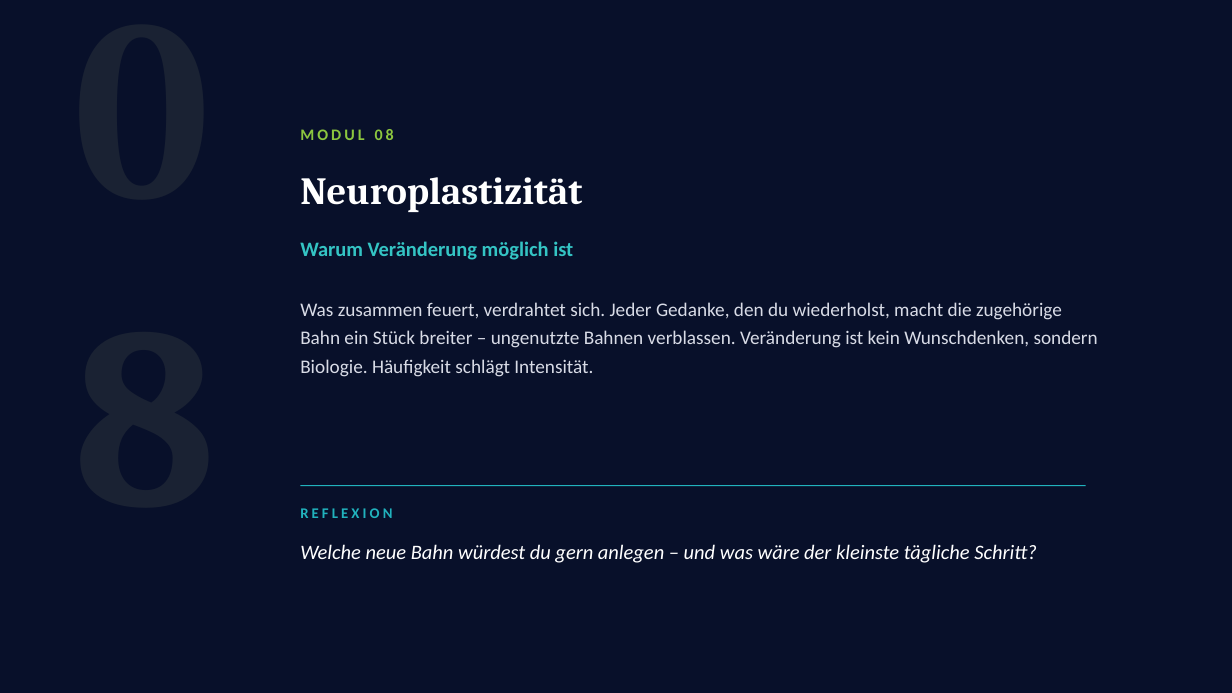
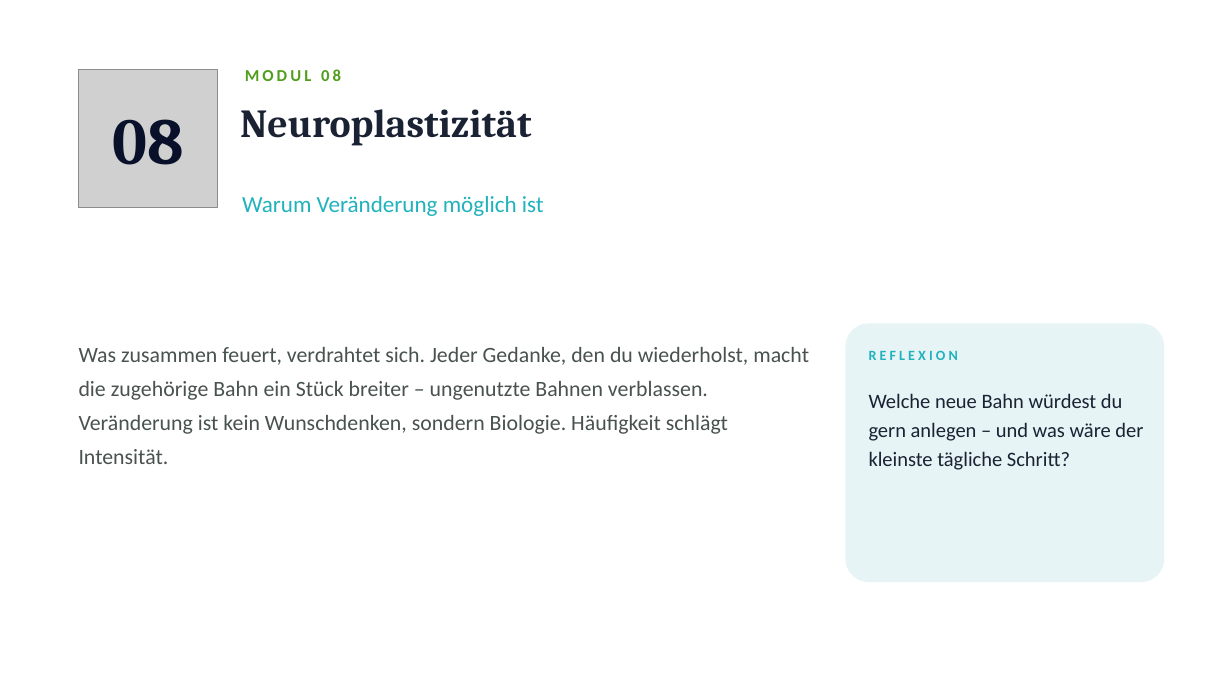
Before and after one commit to Heiko888/werdemeisterdeinergedanken, a slide deck: slide 15 of content/vorlagen/workshop/WMDG-Workshop-Deinen-Kopf-durchdenken.pptx. Drawn at 1232x693 pixels with LibreOffice and Linux fonts; fonts in the diff are those of the drawing; grey boxes stand for pictures. Boxes give left, top, right and bottom in pixels: in the first picture for what was removed or moved away, otherwise in the second. Text is boxed around its words. In the diff, an @@ line names an element or a change of style, - is before the commit and + after.

```diff
--- a/content/vorlagen/workshop/WMDG-Workshop-Deinen-Kopf-durchdenken.pptx
+++ b/content/vorlagen/workshop/WMDG-Workshop-Deinen-Kopf-durchdenken.pptx
@@ background #08102A to #FFFFFF @@
@@ text "08" at (x1=112, y1=119, x2=183, y2=165): vertical alignment top to middle @@
@@ picture added at (x1=79, y1=69, x2=217, y2=208) @@
@@ text at (x1=245, y1=69, x2=341, y2=81): text changed; size 200 to 13 pt; font Cambria to Calibri; text colour #1A2233 to #4F9E1C @@
-08
+MODUL 08
@@ text "MODUL 08" at (x1=245, y1=69, x2=341, y2=81): vertical alignment middle to top @@
@@ text at (x1=112, y1=119, x2=183, y2=165): text changed; size 12.5 to 51 pt; font Calibri to Cambria; text colour #8CC63F to #08102A @@
-MODUL 08
+08
@@ text "Neuroplastizität" moved from (x1=300, y1=177, x2=582, y2=212) to (x1=240, y1=109, x2=531, y2=146) @@
@@ text "Neuroplastizität" at (x1=240, y1=109, x2=531, y2=146): size 30 to 31 pt, text colour #FFFFFF to #1A2233; line spacing 1 to 1.02 @@
@@ text "Warum Veränderung möglich ist" moved from (x1=300, y1=241, x2=573, y2=260) to (x1=242, y1=196, x2=544, y2=216) @@
@@ text "Warum Veränderung möglich ist" at (x1=242, y1=196, x2=544, y2=216): size 16 to 18 pt, text colour #34C4C4 to #21B2BD, bold off @@
@@ rounded rectangle added at (x1=846, y1=323, x2=1165, y2=582), fill #E7F4F5 @@
@@ text "Was zusammen feuert, verdrahtet sich. ..." moved from (x1=300, y1=302, x2=1098, y2=377) to (x1=79, y1=347, x2=809, y2=464) @@
@@ text "Was zusammen feuert, verdrahtet sich. ..." at (x1=79, y1=347, x2=809, y2=464): size 15 to 17 pt, text colour #D8DBE6 to #48524E; line spacing 1.25 to 1.3 @@
@@ text "REFLEXION" moved from (x1=300, y1=508, x2=392, y2=518) to (x1=869, y1=350, x2=958, y2=360) @@
@@ text "REFLEXION" at (x1=869, y1=350, x2=958, y2=360): size 11.5 to 11 pt @@
@@ text "Welche neue Bahn würdest du ..." moved from (x1=300, y1=544, x2=1036, y2=563) to (x1=869, y1=393, x2=1143, y2=470) @@
@@ text "Welche neue Bahn würdest du ..." at (x1=869, y1=393, x2=1143, y2=470): text colour #FFFFFF to #1A2233, italic off; line spacing 1.12 to 1.18 @@
@@ rectangle removed at (x1=300, y1=485, x2=1086, y2=486) @@
```
Also in this commit, not shown: 20 other slides changed, 25 other files.
